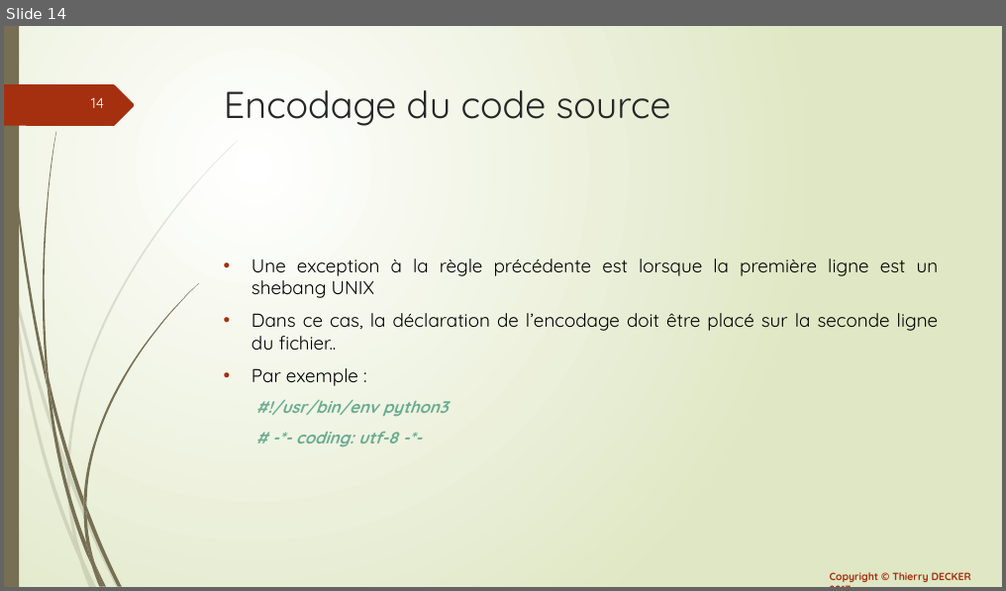
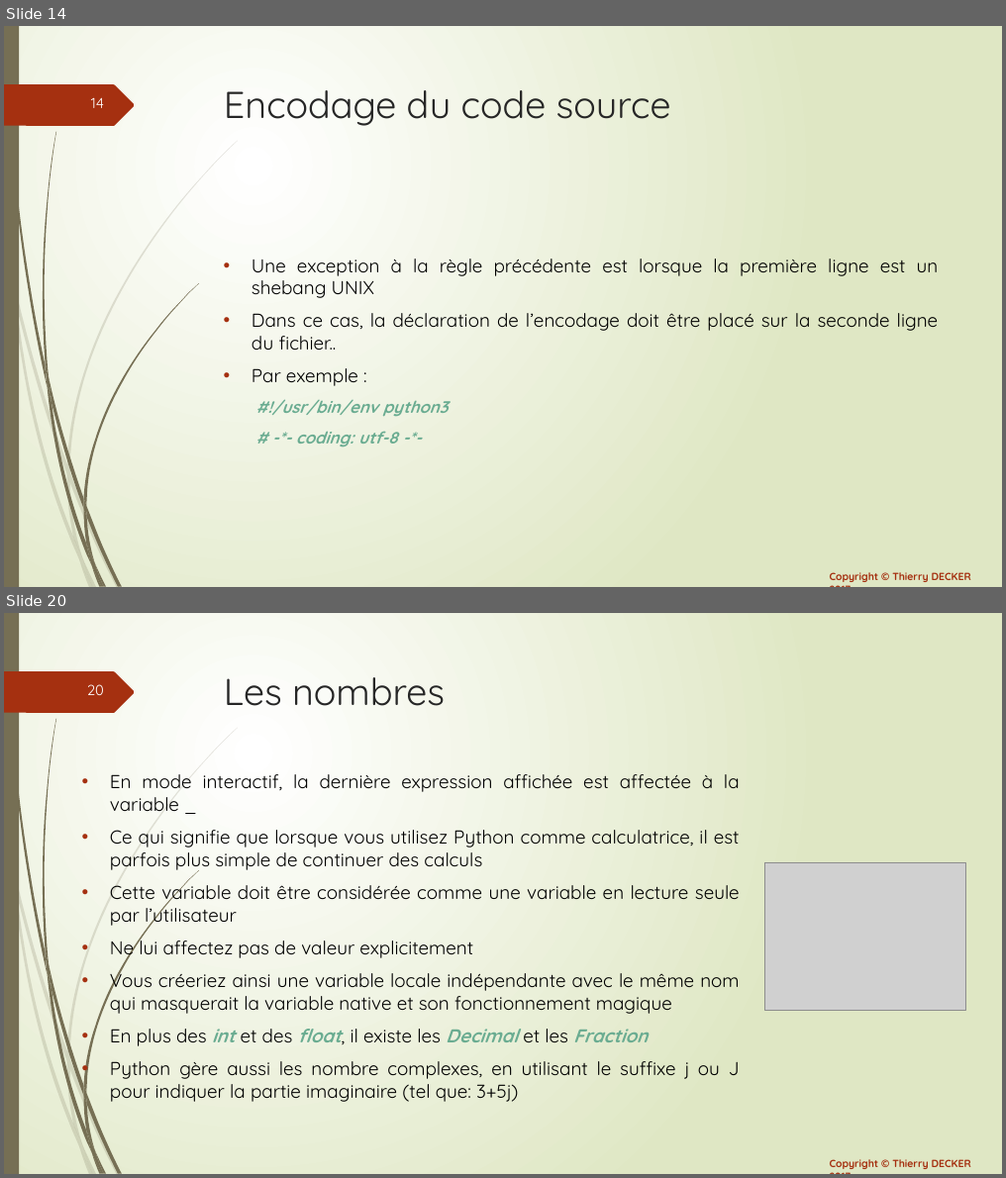
Before and after one commit to VikmanTheRacoon/learning-python, a slide deck: documentations/learning-python.pptx. Shown one above the other, each under a label of ours: slide 14 before the commit, slides 14 and 20 after it; the slides between them are not shown. The pictures are 1006x591 and 1006x1178 pixels, drawn with LibreOffice and Linux fonts; fonts in the diff are those of the drawing; grey boxes stand for pictures. Boxes give left, top, right and bottom in pixels: in the first picture for what was removed or moved away, otherwise in the second. Text is boxed around its words. In the diff, an @@ line names an element or a change of style, - is before the commit and + after.

```diff
--- a/documentations/learning-python.pptx
+++ b/documentations/learning-python.pptx
@@ slide 20 added at [4, 613, 1002, 1174], background gradient #FFFFFF to #DFE8C4; not listed: 26 template elements that a slide beside it also shows @@
@@ title added at [224, 677, 445, 706], 36 pt, text #262626 @@
+Les nombres
@@ text added at [110, 774, 740, 1102], 18 pt, text #000000 @@
+• En mode interactif, la dernière expression affichée est affectée à la variable _
+• Ce qui signifie que lorsque vous utilisez Python comme calculatrice, il est parfois plus simple de continuer des calculs
+• Cette variable doit être considérée comme une variable en lecture seule par l’utilisateur
+• Ne lui affectez pas de valeur explicitement
+• Vous créeriez ainsi une variable locale indépendante avec le même nom qui masquerait la variable native et son fonctionnement magique
+• En plus des int et des float, il existe les Decimal et les Fraction
+• Python gère aussi les nombre complexes, en utilisant le suffixe j ou J pour indiquer la partie imaginaire (tel que: 3+5j)
@@ picture added at [765, 862, 966, 1011] @@
```
Also in this commit, not shown: 6 other slides added, 1 other file.
